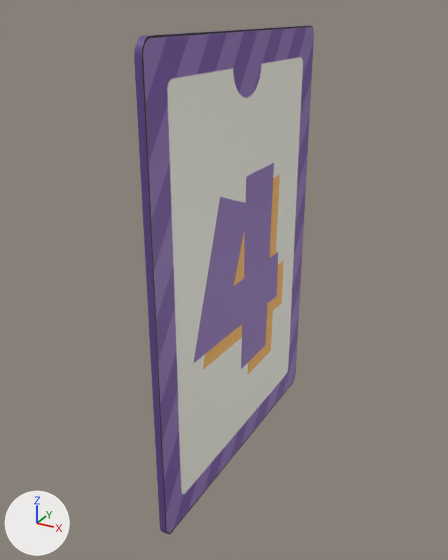
An edit to the FBX model Assets/Resources/Model/Card/Number/m_card_4.fbx, drawn before and after from the same camera.
Rendered twice from a camera (50 mm lens) standing at (1.73, -3.44, 1.51) and looking at (-0.11, -0.09, -0.16). Lighting does not change. The marker at lower left points along +X, +Y and +Z. The first picture is the older version. Where no turn or scale is listed for an object, it has been applied to the vertices.

Names of what the first picture shows: 'Card'.
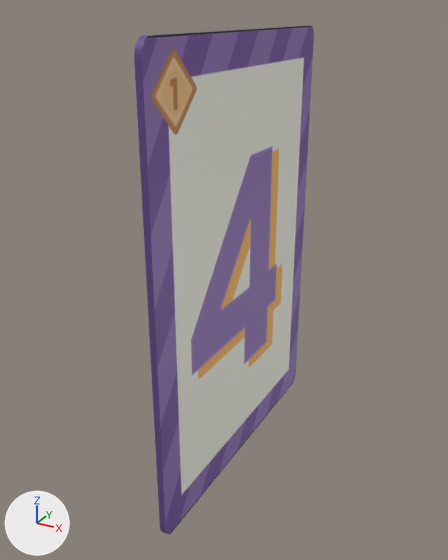
Changed parts and their boxes [x1, y1, x2, y2] in the pictures (448 x 560 px):
'Card', surface changed: [139, 26, 314, 534] in both
part 1 of me_plane, surface changed: [142, 26, 314, 534] in both

The change, as a diff of the scene's bpy script:
```diff
--- a/Assets/Resources/Model/Card/Number/m_card_4.fbx.py
+++ b/Assets/Resources/Model/Card/Number/m_card_4.fbx.py
@@ img_card_number_4_png @@
+img_card_number_4_png = load_image('Card_Number_4.png', '../../../Sprites/Cards/Card_LV1/0-9/Card_Number_4.png', 1080, 1080, 'sRGB')
@@ mat_front @@
 mat_front = principled_material('Front')
-mat_front.texture = img_4_png
+mat_front.texture = img_card_number_4_png
@@ me_plane @@
 me_plane.from_pydata(...)  # 72 vertices, 38 faces; spans x -0.04..0.0, y -1.04..1.04, z -1.5..1.45
 # used by ob_card; location = (0.0, 0.0, -0.053)
+# me_plane part 1: texture (UV) coordinates of 1 of 38 faces, centred in x 0.0, y 0.0, z -0.03, changed; they spanned u 0.18..0.81, v 0.06..0.94 and now span u 0.27..0.73, v 0.18..0.82
 me_plane.materials.append(mat_base)
```
